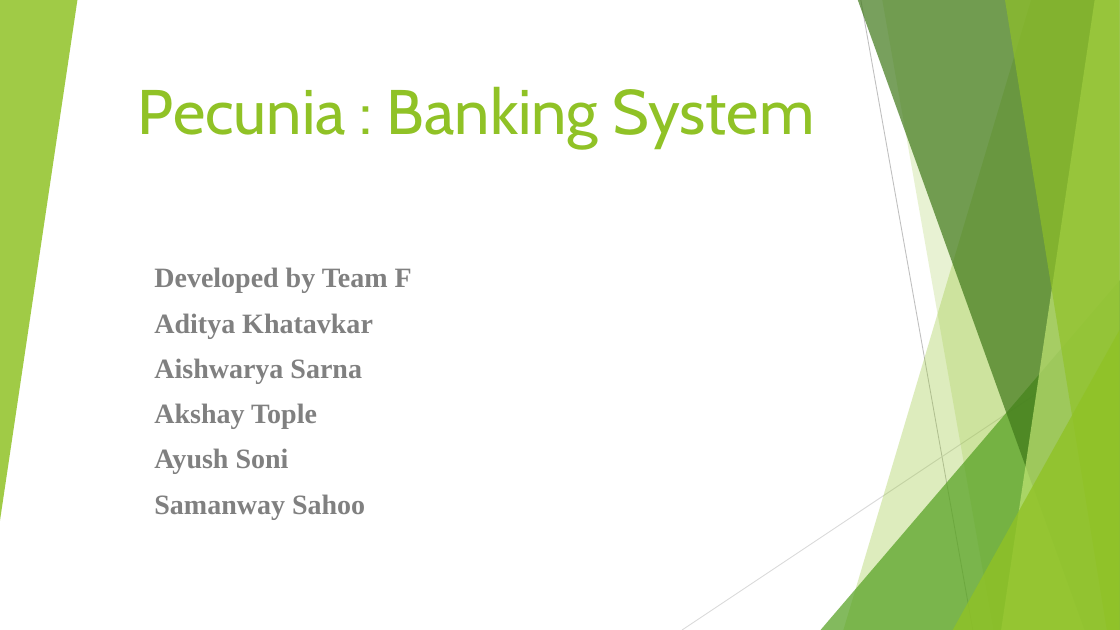
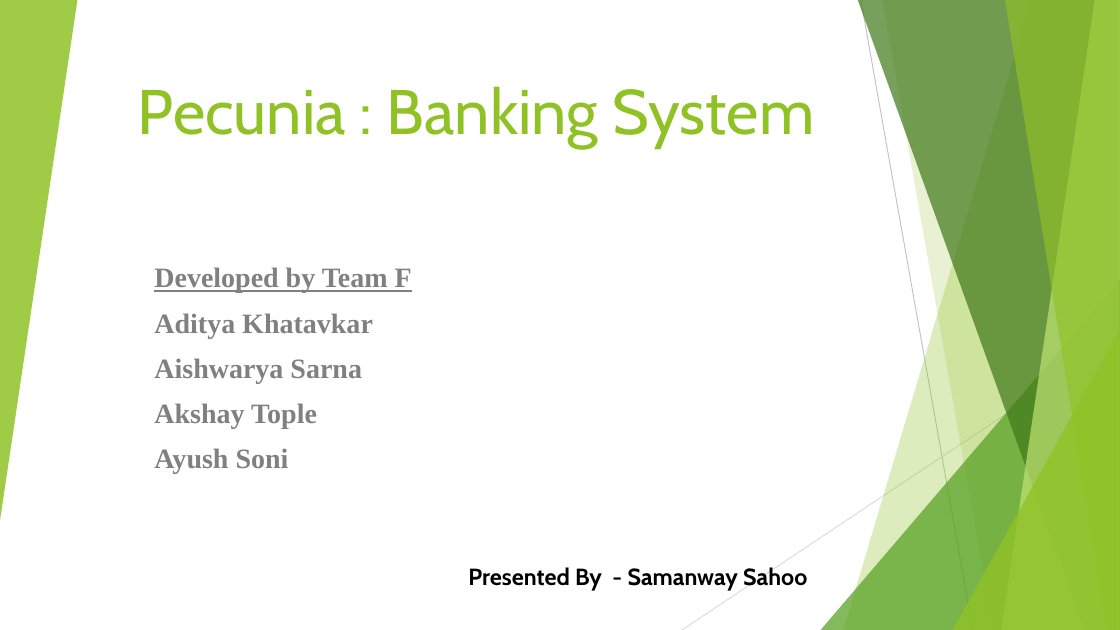
Before and after one commit to SamanwayCapg/Pecunia_codes, a slide deck: slide 1 of Presentation Samanway.pptx. Drawn at 1120x630 pixels with LibreOffice and Linux fonts; fonts in the diff are those of the drawing. Boxes give left, top, right and bottom in pixels: in the first picture for what was removed or moved away, otherwise in the second. Text is boxed around its words. In the diff, an @@ line names an element or a change of style, - is before the commit and + after.

Commit message:
ppts updated

```diff
--- a/Presentation Samanway.pptx
+++ b/Presentation Samanway.pptx
@@ subtitle at (154, 267, 412, 293): underline on in "Developed by Team F" @@
@@ subtitle at (154, 494, 365, 519): paragraph removed @@
-Samanway Sahoo
@@ text added at (468, 567, 807, 591), 20 pt, text #000000, bold @@
+Presented By - Samanway Sahoo
```
Also in this commit, not shown: 1 other file.
